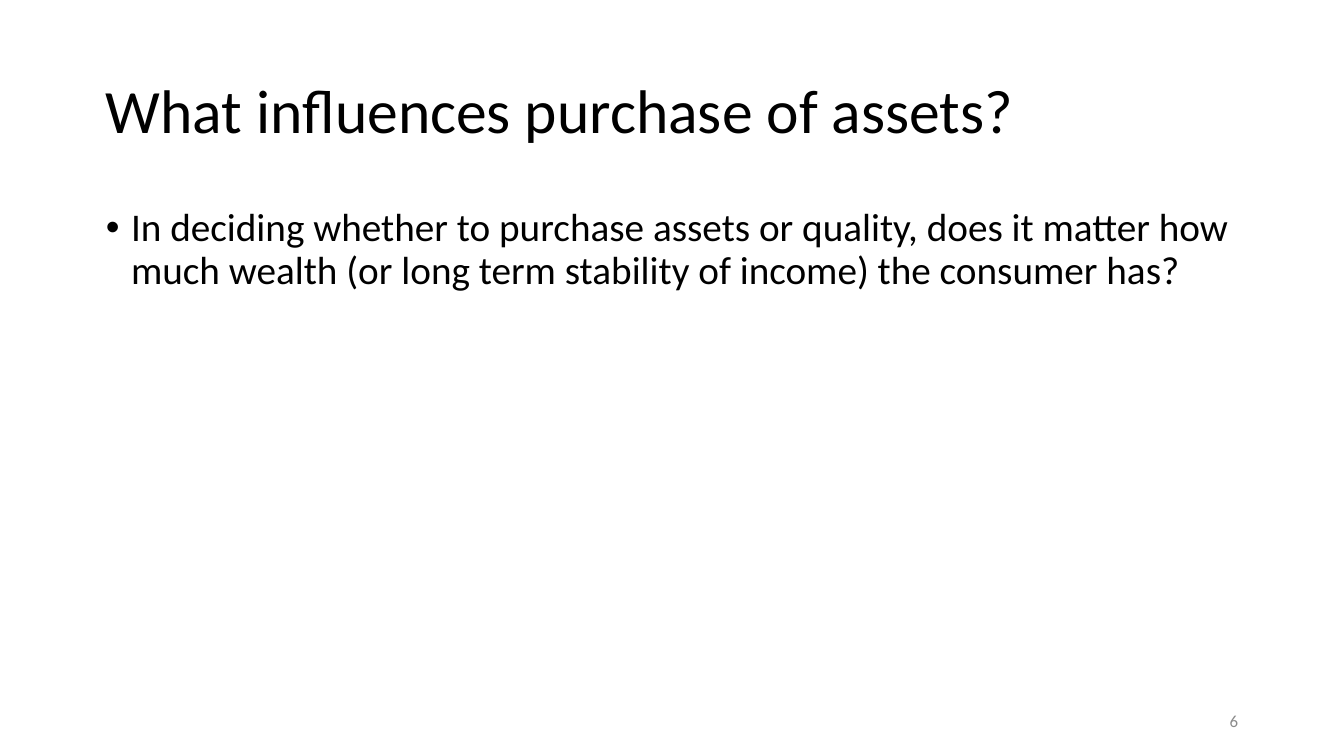
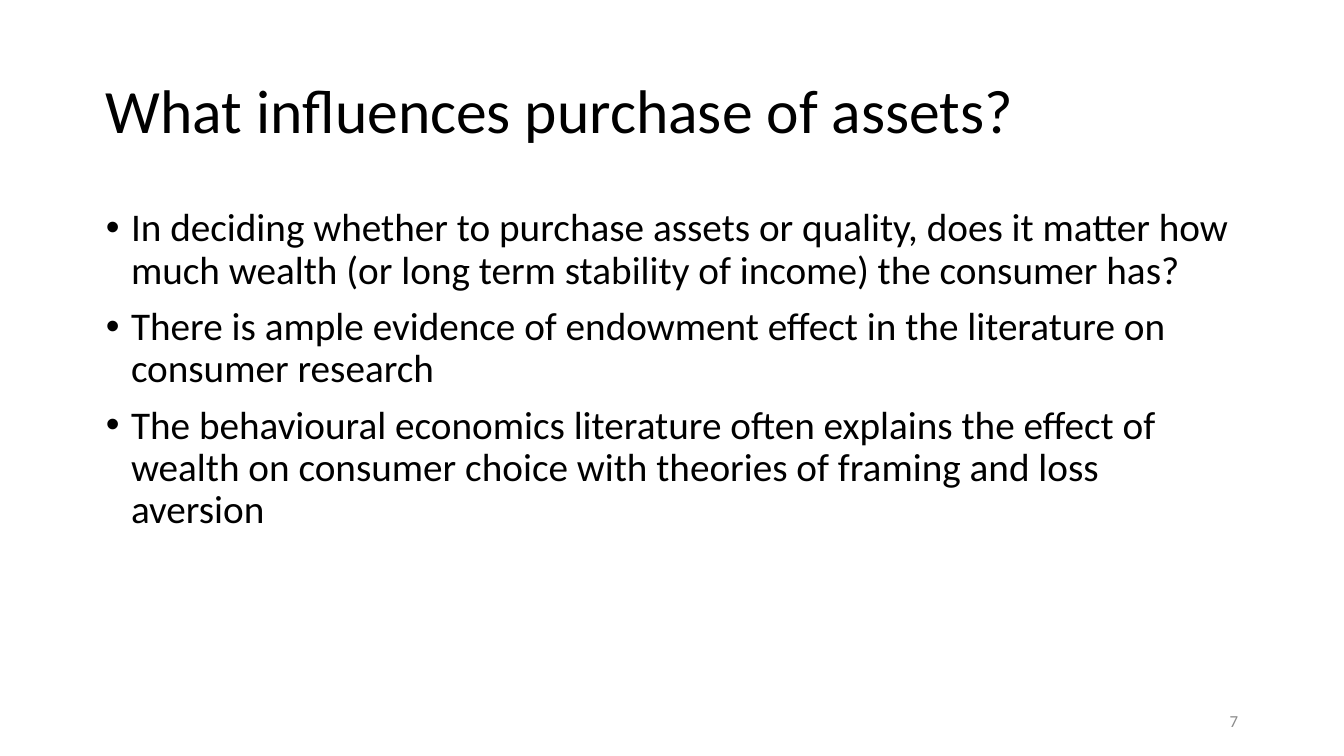
Before and after one commit to anuragr81/research, a slide deck: slide 7 of consumption/presentationFeb2020.pptx (slide 6 before the commit). Drawn at 1344x756 pixels with LibreOffice and Linux fonts; fonts in the diff are those of the drawing; background and template pictures are left out. Boxes give left, top, right and bottom in pixels: in the first picture for what was removed or moved away, otherwise in the second. Text is boxed around its words. In the diff, an @@ line names an element or a change of style, - is before the commit and + after.

```diff
--- a/consumption/presentationFeb2020.pptx
+++ b/consumption/presentationFeb2020.pptx
@@ text at <box>131,312,1165,524</box>: paragraphs added @@
+• There is ample evidence of endowment effect in the literature on consumer research
+• The behavioural economics literature often explains the effect of wealth on consumer choice with theories of framing and loss aversion
@@ page number at <box>1230,716,1239,727</box>: text changed @@
-6
+7
```
Also in this commit, not shown: 9 other slides changed, 2 slides added, 1 other file.
